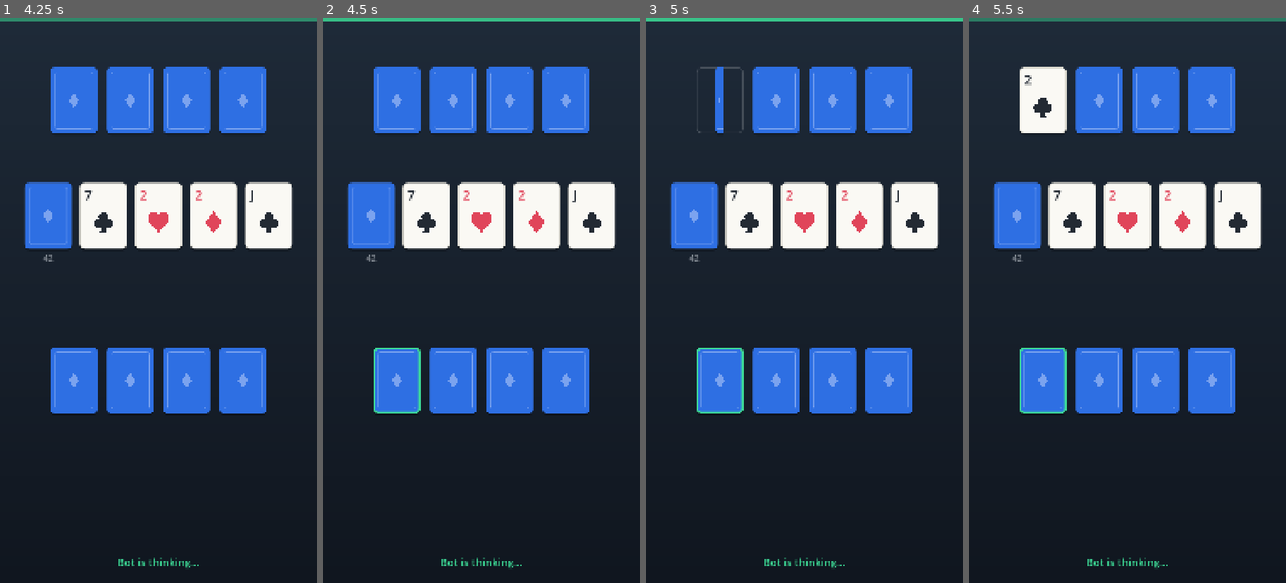
Above: before the commit, frames 1-4 (left to right).
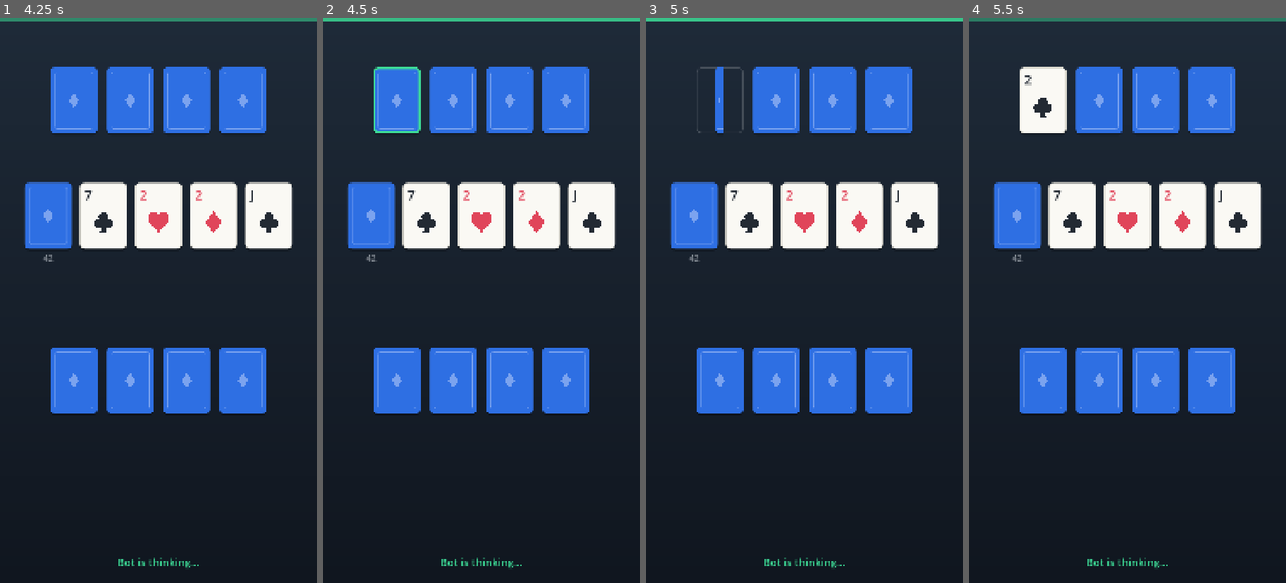
Above: after the commit, the same moments.

Repository: byjohnmichael/beefy-4-layer
Game: Godot game, scene res://ui/title_screen.tscn
Two runs of this game, one before a commit and one after it. Both use one fixed random seed, a clock stepped at 60 frames per second and the inputs below.
Inputs (mouse positions are in pixels of both pictures, inside the frame that each line leads up to):
- Up to frame 1 (4.25 s): click "PLAY" at 0.5 s; move the mouse to (72, 102) at 1.27 s; click (72, 102) at 1.42 s; move the mouse to (104, 215) at 2.02 s; click (104, 215) at 2.17 s; move the mouse to (72, 379) at 2.77 s; click (72, 379) at 2.92 s; move the mouse to (129, 102) at 3.52 s; click (129, 102) at 3.67 s
- Up to frame 2 (4.5 s): move the mouse to (481, 215) at 4.27 s; click (481, 215) at 4.42 s
- Up to frame 3 (5 s): no input
- Up to frame 4 (5.5 s): move the mouse to (1098, 379) at 5.02 s; click (1098, 379) at 5.17 s

Frame 1 is identical in both runs. In frame 2, 0.6% of the frame differs, in the area x 16-31%, y 8-70%; in frame 3, 0.3%; in frame 4, 0.3%.

Commit message:
Fix selection visuals leaking across players
The sim's selected_card has no player field (it belongs to
state.current_player), but selection visuals matched on index alone - so
when the bot selected its hand/face-down card, the same index appeared
selected on the player's side. Selection visuals are now gated on whose
turn it is, and the bot's selection shows on its own cards instead,
making its turns easier to follow.

Co-Authored-By: Claude Fable 5 <noreply@anthropic.com>

Diff:
--- a/ui/game_screen.gd
+++ b/ui/game_screen.gd
@@ -499,12 +499,20 @@
 	_deck_prompt.visible = false
 
 
-func _is_selected(source: String, index: int) -> bool:
+## Whether `player` currently has this card selected. The sim's selected_card
+## has no player field - it always belongs to state.current_player - so
+## selection visuals must be gated on whose turn it is.
+func _is_selected_by(player: String, source: String, index: int) -> bool:
 	return (
-		state.selected_card != null
+		state.current_player == player
+		and state.selected_card != null
 		and state.selected_card["source"] == source
 		and int(state.selected_card["index"]) == index
 	)
+
+
+func _is_selected(source: String, index: int) -> bool:
+	return _is_selected_by("P1", source, index)
 
 
 # ---------------------------------------------------------------- rendering
@@ -538,7 +546,8 @@
 		specs[card.id] = {
 			"card": card, "pos": opp_layout[i]["pos"], "rot": opp_layout[i]["rot"],
 			"scale": Vector2.ONE * tokens.opp_hand_scale,
-			"face_up": false, "selected": false, "dim": false, "interactive": false,
+			"face_up": false, "selected": _is_selected_by("P2", "hand", i),
+			"dim": false, "interactive": false,
 		}
 		order.append(card.id)
 
@@ -561,7 +570,8 @@
 			var card := fd as SimCard
 			specs[card.id] = {
 				"card": card, "pos": _opp_slot_pos(i), "face_up": false,
-				"selected": false, "dim": false, "interactive": false,
+				"selected": _is_selected_by("P2", "faceDown", i),
+				"dim": false, "interactive": false,
 			}
 			order.append(card.id)
 
Binary file changed: screenshots/02-coin-flip.png
Binary file changed: screenshots/03-opening-deal.png
Binary file changed: screenshots/04-midgame.png
Binary file changed: screenshots/05-selection-highlight.png
Binary file changed: screenshots/06-gamble-reveal.png
Binary file changed: screenshots/07-deck-prompt.png
Binary file changed: screenshots/08-end-overlay.png
